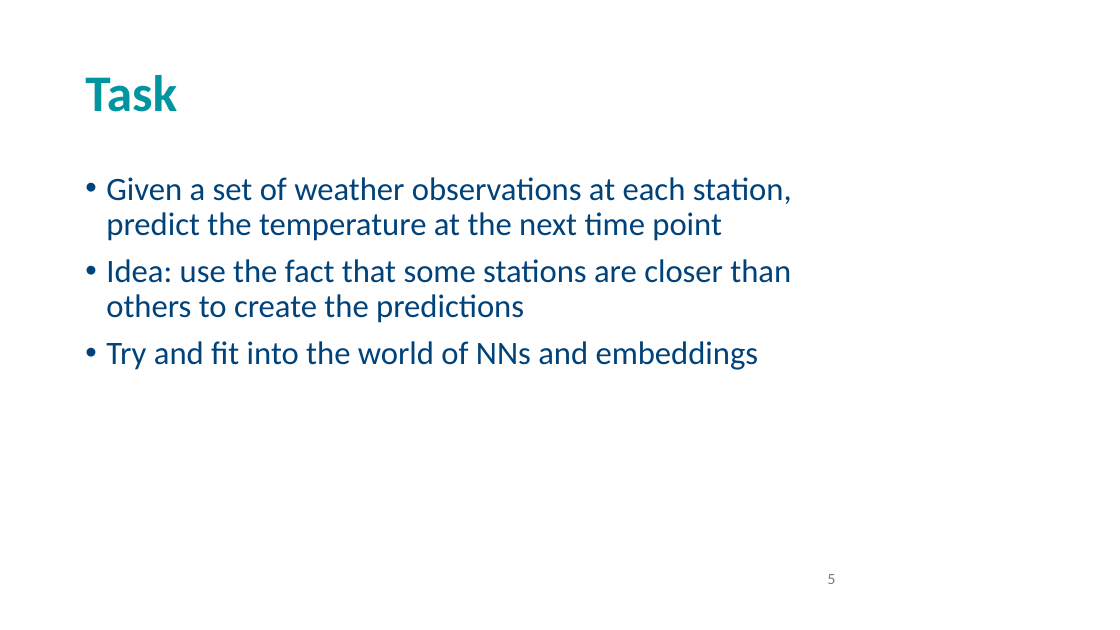
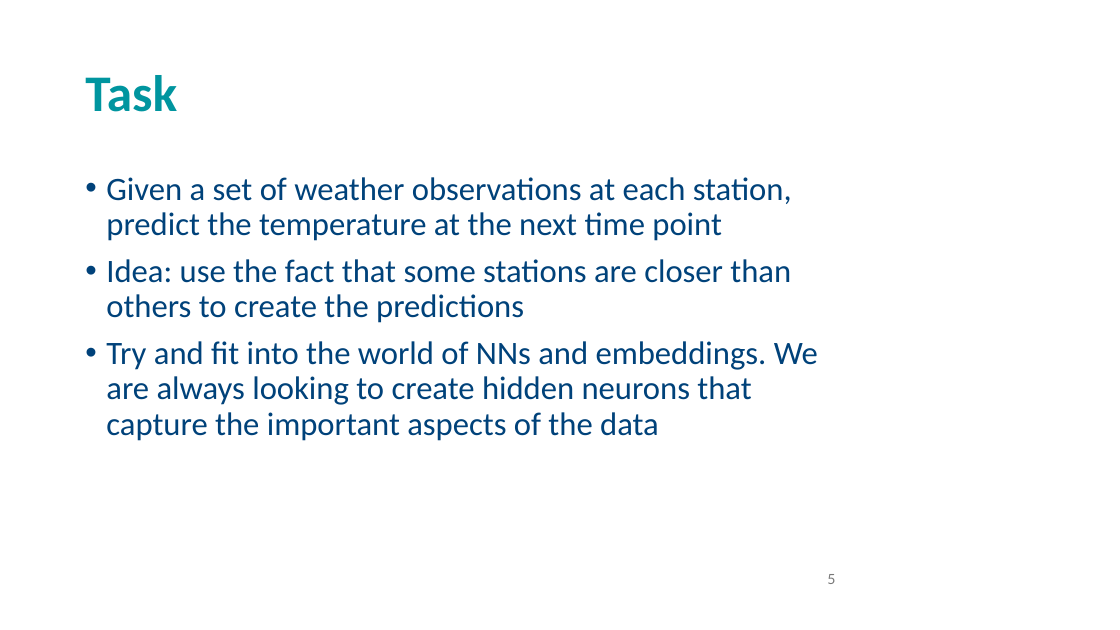
Before and after one commit to andrewcparnell/STAT41130, a slide deck: slide 5 of slides/day 4/D4C1_GNNs.pptx. Drawn at 1120x630 pixels with LibreOffice and Linux fonts; fonts in the diff are those of the drawing; background and template pictures are left out. Boxes give left, top, right and bottom in pixels: in the first picture for what was removed or moved away, otherwise in the second. Text is boxed around its words. In the diff, an @@ line names an element or a change of style, - is before the commit and + after.

```diff
--- a/slides/day 4/D4C1_GNNs.pptx
+++ b/slides/day 4/D4C1_GNNs.pptx
@@ text at bbox=[106, 341, 818, 441]: text changed @@
-• Try and fit into the world of NNs and embeddings
+• Try and fit into the world of NNs and embeddings. We are always looking to create hidden neurons that capture the important aspects of the data
```
Also in this commit, not shown: 3 other slides changed, 1 slide removed, 19 other files.
